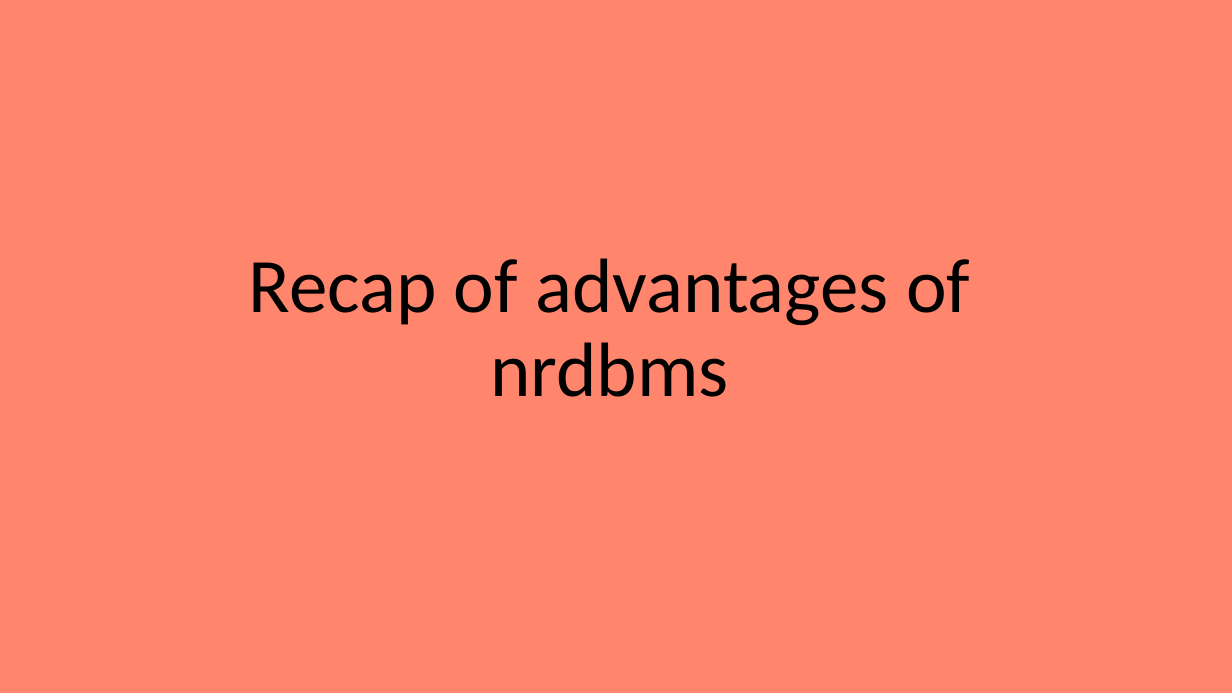
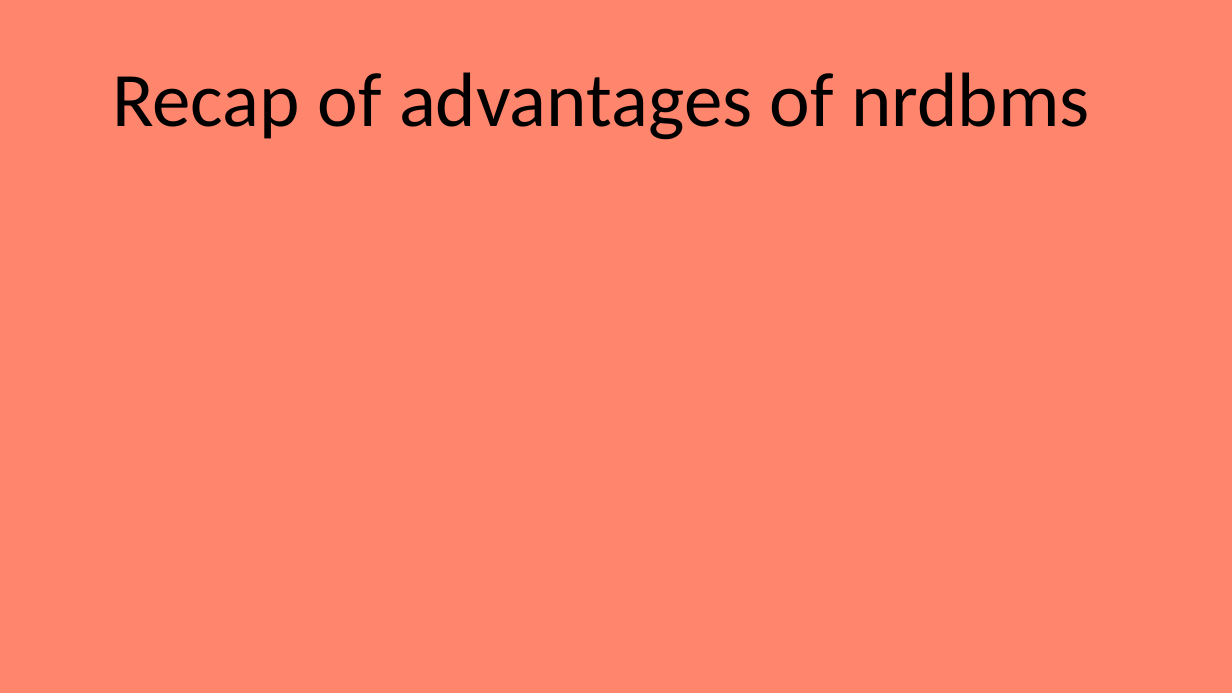
Before and after one commit to EmanueleCitarella/presentationAS, a slide deck: slide 31 of Sql vs NoSql.pptx (slide 29 before the commit). Drawn at 1232x693 pixels with LibreOffice and Linux fonts; fonts in the diff are those of the drawing. Boxes give left, top, right and bottom in pixels: in the first picture for what was removed or moved away, otherwise in the second. Text is boxed around its words. In the diff, an @@ line names an element or a change of style, - is before the commit and + after.

```diff
--- a/Sql vs NoSql.pptx
+++ b/Sql vs NoSql.pptx
@@ title "Recap of advantages of nrdbms" rewrapped from [249, 258, 970, 397] to [112, 72, 1090, 140] @@
```
Also in this commit, not shown: 14 other slides changed, 17 slides added, 14 slides removed, 1 other file.
